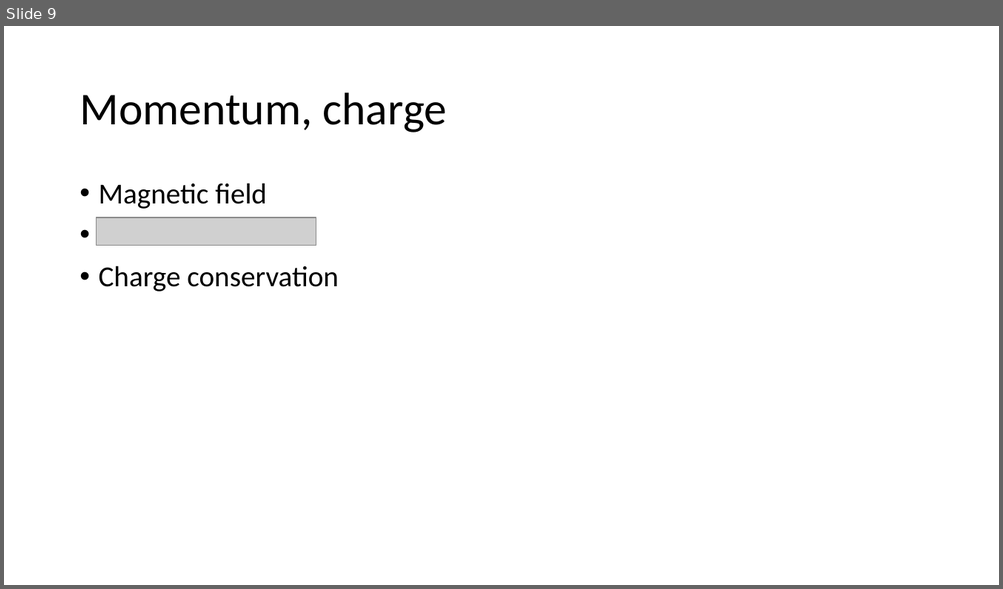
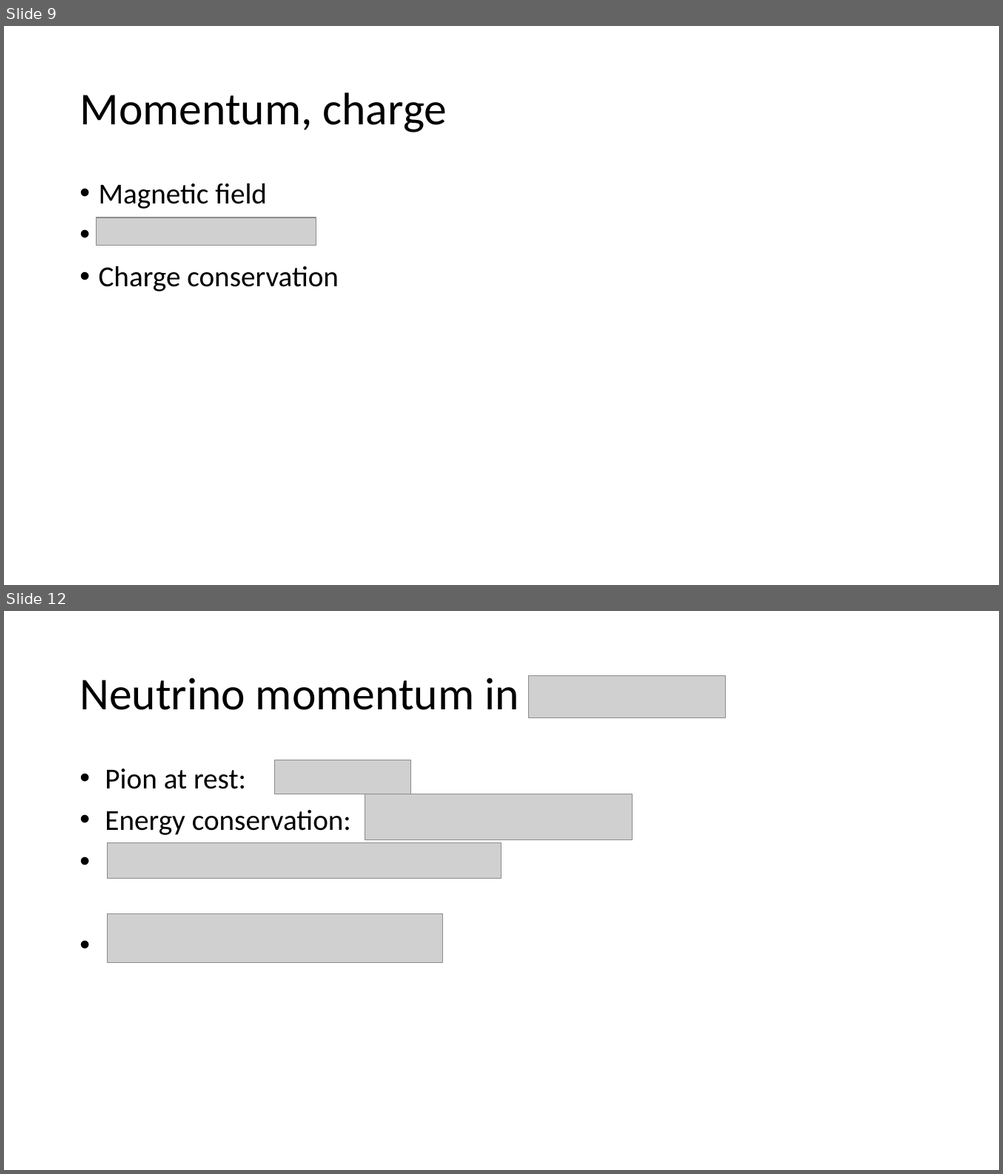
Before and after one commit to mitlabence/Lab18, a slide deck: Presentation/E212.pptx. Shown one above the other, each under a label of ours: slide 9 before the commit, slides 9 and 12 after it; the slides between them are not shown. The pictures are 1003x589 and 1003x1174 pixels, drawn with LibreOffice and Linux fonts; fonts in the diff are those of the drawing; grey boxes stand for pictures. Boxes give left, top, right and bottom in pixels: in the first picture for what was removed or moved away, otherwise in the second. Text is boxed around its words. In the diff, an @@ line names an element or a change of style, - is before the commit and + after.

```diff
--- a/Presentation/E212.pptx
+++ b/Presentation/E212.pptx
@@ slide 12 added at bbox=[4, 611, 999, 1170], background #FFFFFF @@
@@ picture added at bbox=[529, 676, 726, 718] @@
@@ title added at bbox=[79, 678, 518, 710], 44 pt, text #000000 @@
+Neutrino momentum in
@@ picture added at bbox=[275, 760, 412, 794] @@
@@ text added at bbox=[105, 769, 351, 835], 28 pt, text #000000 @@
+• Pion at rest:
+• Energy conservation:
@@ picture added at bbox=[364, 794, 632, 840] @@
@@ picture added at bbox=[107, 843, 501, 878] @@
@@ picture added at bbox=[107, 914, 442, 963] @@
```
Also in this commit, not shown: 2 slides changed, 7 other slides added, 1 slide removed, 15 other files.
